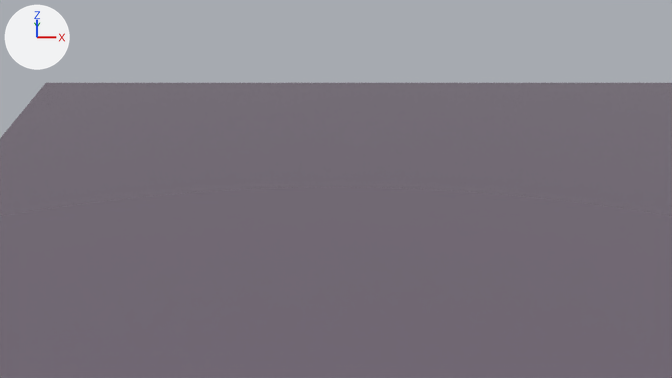
Two versions of the Blender file Hand Waver/Hand Waver S1.blend, one commit apart.
Camera for both pictures: the file's camera 'Camera'. The axes (+X, +Y, +Z) are drawn at upper left. The lights are the same throughout.

The older version as bpy lines, for what is in view:
```python
me_cube = bpy.data.meshes.new('Cube')
me_cube.from_pydata(...)  # a box spanning x -1.0..1.0, y -1.0..1.0, z -1.0..1.0
me_cube.materials.append(mat_material)  # grey #8d8190
ob_ground = bpy.data.objects.new('Ground', me_cube)
ob_ground.location = (0.0, 0.0, 0.0)
ob_ground.scale = (4.69, 4.29, 0.275)
```
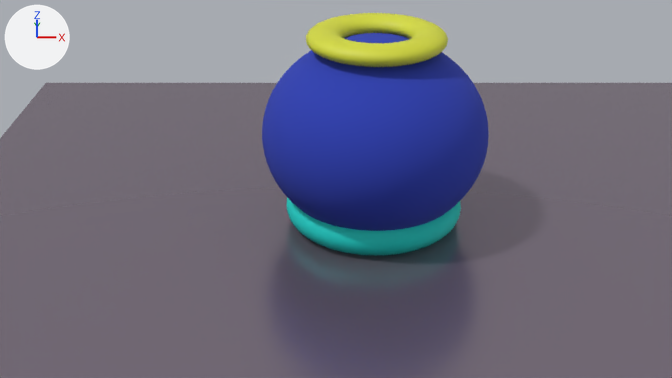
Changed parts and their boxes [x1, y1, x2, y2] in the pictures (672 x 378 px):
```json
{"object": "MeshInstance3D", "change": "added", "after": [262, 33, 489, 231], "on screen": "blue"}
{"object": "MeshInstance3D3", "change": "added", "after": [306, 13, 448, 67], "on screen": "yellow"}
{"object": "MeshInstance3D2", "change": "added", "after": [287, 197, 461, 256], "on screen": "cyan"}
```

Edits to the scene script, one JSON object a line:
```json
{"op": "add", "block": "mat_material_2_001", "code": ["mat_material_2_001 = principled_material('Material_2.001')", "mat_material_2_001.base_color = (0.665, 0.701, 0.0409)  # yellow #d5da39", "mat_material_2_001.roughness = 0.53"]}
{"op": "add", "block": "mat_material_1_001", "code": ["mat_material_1_001 = principled_material('Material_1.001')", "mat_material_1_001.base_color = (0.00651, 0.665, 0.604)  # cyan #13d5cc", "mat_material_1_001.roughness = 0.75"]}
{"op": "add", "block": "mat_material_0_001", "code": ["mat_material_0_001 = principled_material('Material_0.001')", "mat_material_0_001.base_color = (0.0252, 0.0501, 0.457)  # blue #2c3fb4", "mat_material_0_001.roughness = 1.0"]}
{"op": "add", "block": "me_mesh_2_001", "code": ["me_mesh_2_001 = bpy.data.meshes.new('Mesh_2.001')", "me_mesh_2_001.from_pydata(...)  # 2145 vertices, 4096 faces; spans x -1.0..1.0, y -1.0..1.0, z -0.25..0.25", "me_mesh_2_001.materials.append(mat_material_2_001)  # yellow #d5da39"]}
{"op": "add", "block": "me_mesh_1_001", "code": ["me_mesh_1_001 = bpy.data.meshes.new('Mesh_1.001')", "me_mesh_1_001.from_pydata(...)  # 2145 vertices, 4096 faces; spans x -1.0..1.0, y -1.0..1.0, z -0.25..0.25", "me_mesh_1_001.materials.append(mat_material_1_001)  # cyan #13d5cc"]}
{"op": "add", "block": "me_mesh_0_002", "code": ["me_mesh_0_002 = bpy.data.meshes.new('Mesh_0.002')", "me_mesh_0_002.from_pydata(...)  # 2210 vertices, 4224 faces; spans x -0.499..0.499, y -0.499..0.499, z -0.5..0.5", "me_mesh_0_002.materials.append(mat_material_0_001)  # blue #2c3fb4"]}
{"op": "add", "block": "ob_meshinstance3d3", "code": ["ob_meshinstance3d3 = bpy.data.objects.new('MeshInstance3D3', me_mesh_2_001)", "ob_meshinstance3d3.parent = ob_ring", "ob_meshinstance3d3.location = (0.0, 0.0, 0.0)"]}
{"op": "add", "block": "ob_ring", "code": ["ob_ring = bpy.data.objects.new('Ring', None)", "ob_ring.parent = ob_cube_platjumper_player_2_0", "ob_ring.location = (0.0, 0.0, 0.5)", "ob_ring.scale = (0.3, 0.3, 0.2)"]}
{"op": "add", "block": "ob_cube_platjumper_player_2_0", "code": ["ob_cube_platjumper_player_2_0 = bpy.data.objects.new('Cube PlatJumper Player 2_0', None)", "ob_cube_platjumper_player_2_0.location = (0.0, 0.0, 1.262)", "ob_cube_platjumper_player_2_0.scale = (2.3, 2.3, 2.0)"]}
{"op": "add", "block": "ob_meshinstance3d2", "code": ["ob_meshinstance3d2 = bpy.data.objects.new('MeshInstance3D2', me_mesh_1_001)", "ob_meshinstance3d2.parent = ob_bottom", "ob_meshinstance3d2.location = (0.0, 0.0, 0.0)"]}
{"op": "add", "block": "ob_bottom", "code": ["ob_bottom = bpy.data.objects.new('Bottom', None)", "ob_bottom.parent = ob_cube_platjumper_player_2_0", "ob_bottom.location = (0.0, 0.0, -0.4)", "ob_bottom.scale = (0.4, 0.4, 0.4)"]}
{"op": "add", "block": "ob_meshinstance3d", "code": ["ob_meshinstance3d = bpy.data.objects.new('MeshInstance3D', me_mesh_0_002)", "ob_meshinstance3d.parent = ob_ball", "ob_meshinstance3d.location = (0.0, 0.0, 0.0)"]}
{"op": "add", "block": "ob_ball", "code": ["ob_ball = bpy.data.objects.new('Ball', None)", "ob_ball.parent = ob_cube_platjumper_player_2_0", "ob_ball.location = (0.0, 0.0, 0.0)"]}
```
